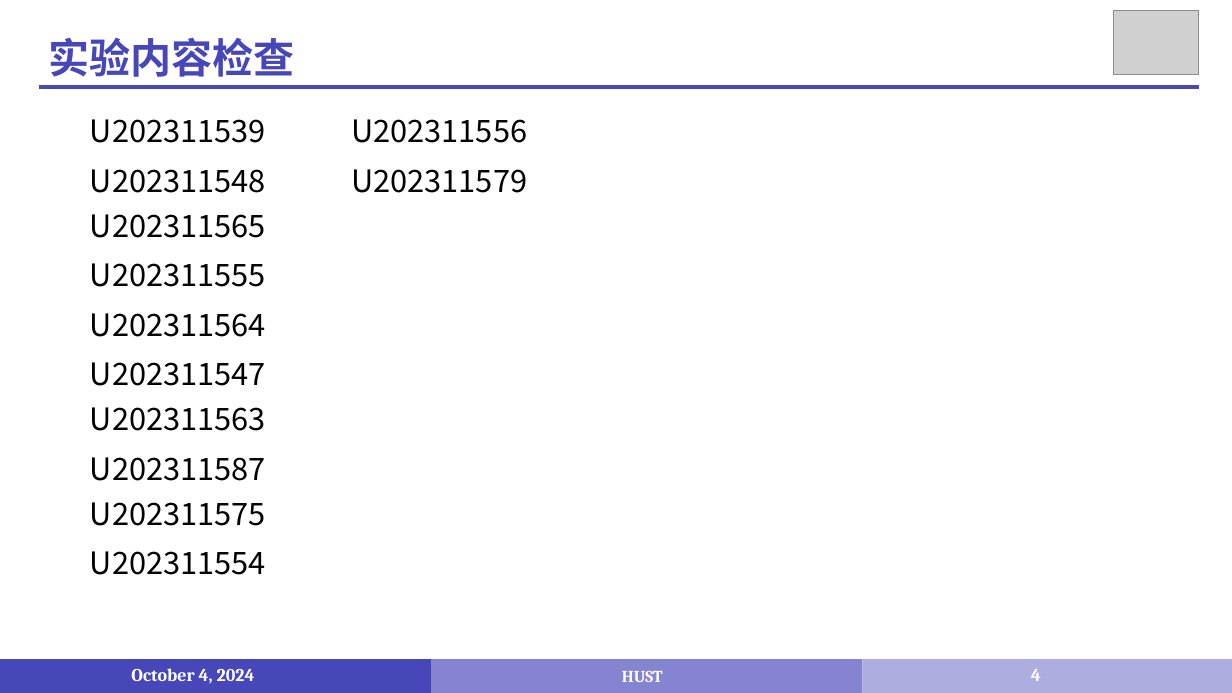
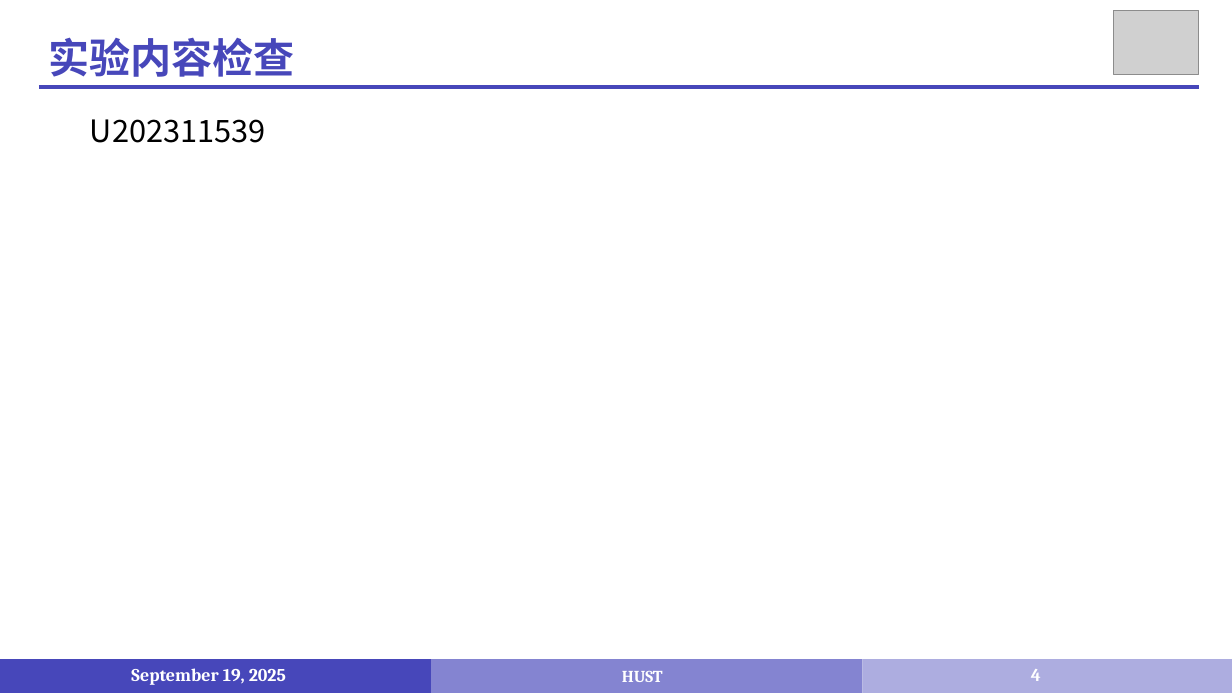
Before and after one commit to liuwenbo0/2025-TA, a slide deck: slide 4 of Lab/PPT/第二次实验.pptx. Drawn at 1232x693 pixels with LibreOffice and Linux fonts; fonts in the diff are those of the drawing; grey boxes stand for pictures. Boxes give left, top, right and bottom in pixels: in the first picture for what was removed or moved away, otherwise in the second. Text is boxed around its words. In the diff, an @@ line names an element or a change of style, - is before the commit and + after.

```diff
--- a/Lab/PPT/第二次实验.pptx
+++ b/Lab/PPT/第二次实验.pptx
@@ text removed at box(351, 119, 527, 143) @@
-U202311556
@@ text removed at box(90, 169, 266, 193) @@
-U202311548
@@ text removed at box(351, 169, 527, 193) @@
-U202311579
@@ text removed at box(90, 214, 266, 238) @@
-U202311565
@@ text removed at box(90, 263, 266, 287) @@
-U202311555
@@ text removed at box(90, 313, 266, 337) @@
-U202311564
@@ text removed at box(90, 362, 266, 386) @@
-U202311547
@@ text removed at box(90, 407, 266, 431) @@
-U202311563
@@ text removed at box(90, 457, 266, 481) @@
-U202311587
@@ text removed at box(90, 502, 266, 526) @@
-U202311575
@@ text removed at box(90, 551, 266, 575) @@
-U202311554
@@ text at box(131, 668, 286, 685): text changed @@
-October 4, 2024
+September 19, 2025
```
Also in this commit, not shown: 3 other slides changed, 10 other files.
